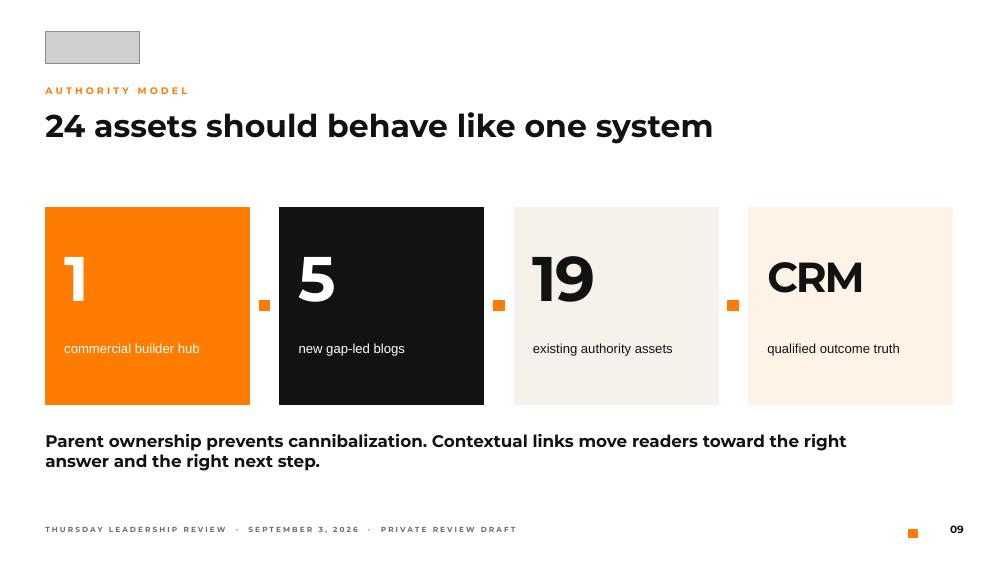
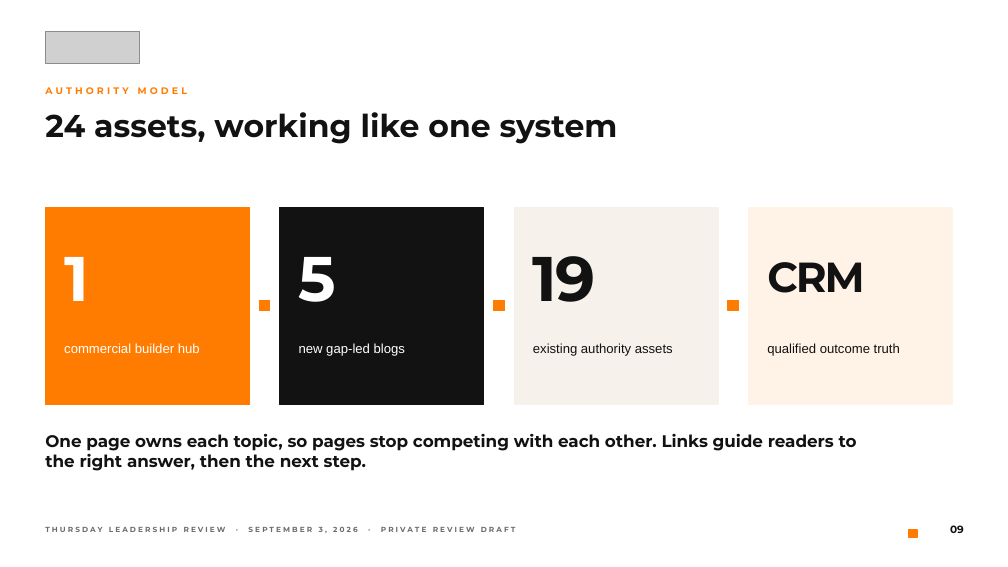
Before and after one commit to dillonmohr8777/client-operations-canonical, a slide deck: slide 9 of clients/bigorange-marketing/deliverables/2026-09-02-wordpress-growth-package-redesign/BigOrange-Thursday-WordPress-Growth-Review-2026-09-03.pptx. Drawn at 1008x567 pixels with LibreOffice and Linux fonts; fonts in the diff are those of the drawing; grey boxes stand for pictures. Boxes give left, top, right and bottom in pixels: in the first picture for what was removed or moved away, otherwise in the second. Text is boxed around its words. In the diff, an @@ line names an element or a change of style, - is before the commit and + after.

```diff
--- a/clients/bigorange-marketing/deliverables/2026-09-02-wordpress-growth-package-redesign/BigOrange-Thursday-WordPress-Growth-Review-2026-09-03.pptx
+++ b/clients/bigorange-marketing/deliverables/2026-09-02-wordpress-growth-package-redesign/BigOrange-Thursday-WordPress-Growth-Review-2026-09-03.pptx
@@ text at [45, 112, 618, 144]: text changed @@
-24 assets should behave like one system
+24 assets, working like one system
@@ text at [45, 434, 857, 471]: text changed @@
-Parent ownership prevents cannibalization. Contextual links move readers toward the right answer and the right next step.
+One page owns each topic, so pages stop competing with each other. Links guide readers to the right answer, then the next step.
```
Also in this commit, not shown: 13 other slides changed, 18 other files.
